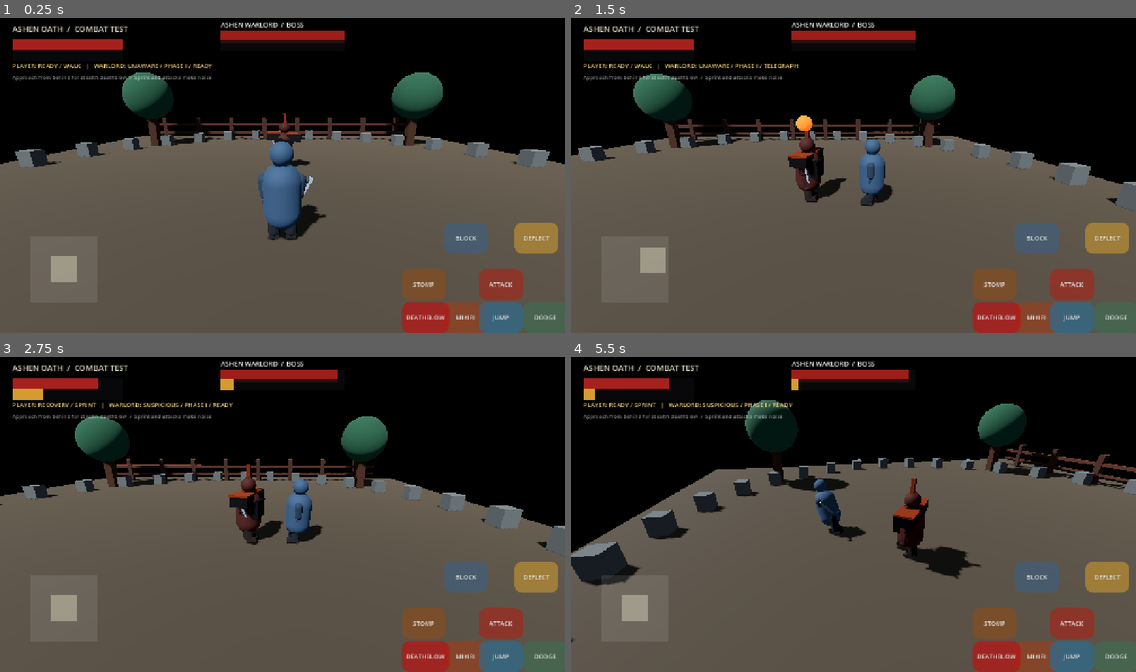
Above: before the commit, frames 1-4 (two rows, left to right).
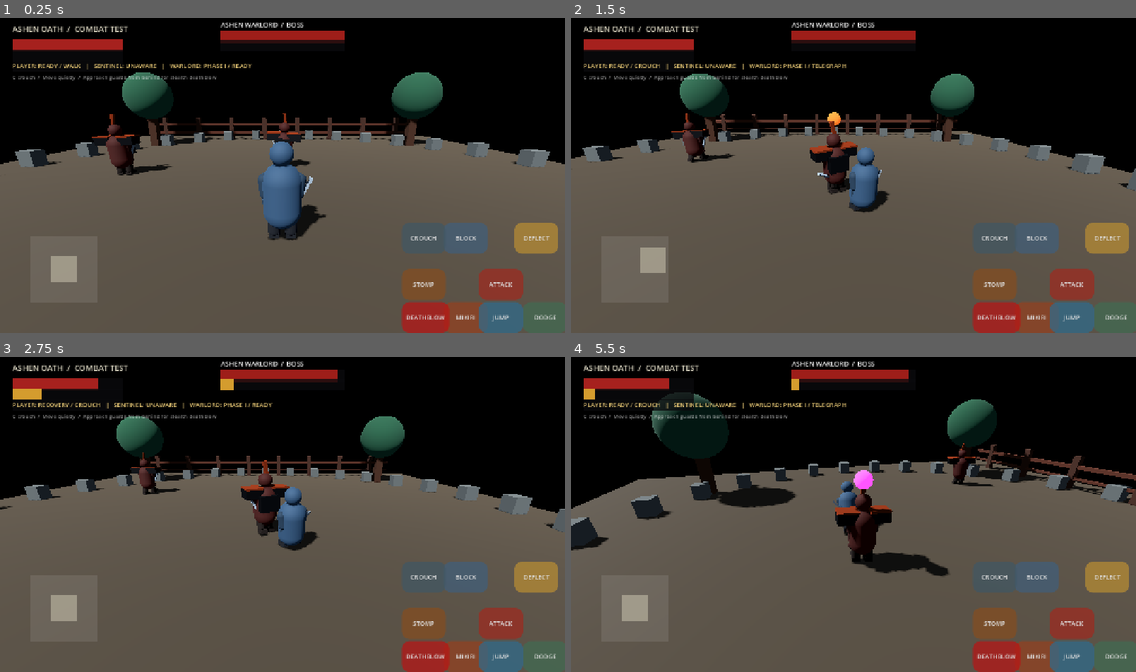
Above: after the commit, the same moments.

Repository: zahaopang-ship-it/Ashen-Oath-Godot
Game: Godot game, scene res://scenes/main.tscn
The game is run twice, just before and just after one commit, with the same random seed, the same clock (stepped at 60 frames per second) and the same inputs. Sound files missing from this copy of the repository are replaced by a short silence.
Inputs (mouse positions are in pixels of both pictures, inside the frame that each line leads up to):
- Up to frame 1 (0.25 s): no input
- Up to frame 2 (1.5 s): tap Enter at 0.5 s; move the mouse to (977, 159) at 0.52 s; hold D 0.53-1.25 s; tap C at 0.6 s; click (977, 159) at 0.67 s; tap Space at 0.77 s; drag from (740, 191) to (825, 238) at 1.27 s
- Up to frame 3 (2.75 s): move the mouse to (339, 442) at 2.02 s; hold D from 2.03 s (still down); tap J at 2.1 s; tap C at 2.3 s
- Up to frame 4 (5.5 s): release D at 2.75 s; drag from (825, 577) to (684, 464) at 2.77 s; move the mouse to (1023, 561) at 3.52 s; hold A 3.53-4.25 s; tap L at 3.6 s; tap Space at 3.77 s; tap C at 3.8, 5.3 s; drag from (684, 464) to (768, 432) at 4.27 s; move the mouse to (881, 514) at 5.02 s; hold S from 5.03 s (still down); tap O at 5.1 s; click (881, 514) at 5.17 s

The runs differ from the first frame. In frame 1, 1.3% of the frame differs, in the area x 2-78%, y 14-71%; in frame 2, 10%; in frame 3, 9.2%; in frame 4, 15%, in the area x 0-100%, y 6-91%.

Commit message:
Add crouch stealth and guard patrols

Diff:
--- a/project/scripts/fighter.gd
+++ b/project/scripts/fighter.gd
@@ -69,6 +69,13 @@
 var vision_half_angle_degrees := 48.0
 var sprint_noise_range := 8.0
 var stealth_deathblow_started := false
+var is_crouching := false
+var body_collision: CollisionShape3D
+var patrol_points: Array[Vector3] = []
+var patrol_index := 0
+var patrol_wait_timer := 0.0
+var patrol_speed := 1.65
+var _patrol_pause := 0.7
 var gravity := 22.0
 var attack_kind := "slash"
 var is_mikiri_countering := false
@@ -406,6 +413,13 @@
 			body_pose.z += 0.025
 			left_arm_pose.z += 0.08
 			right_arm_pose.z -= 0.06
+	if is_crouching:
+		left_leg_pose = maxf(left_leg_pose, 0.62)
+		right_leg_pose = maxf(right_leg_pose, 0.62)
+		body_pose.x += 0.12
+		body_offset.y -= 0.16
+		left_arm_pose.x -= 0.08
+		right_arm_pose.x -= 0.08
 	var parry_blend := clampf(_parry_pose_timer / 0.22, 0.0, 1.0)
 	var recoil_blend := clampf(_deflect_recoil_timer / 0.20, 0.0, 1.0)
 	# A successful deflect snaps the defender's blade into the contact line.
@@ -460,12 +474,17 @@
 		velocity.z = move_toward(velocity.z, 0.0, movement_braking * delta)
 		return
 	var move_dir := _get_player_move_direction()
-	is_sprinting = sprint_requested or input_move.length() >= 0.82
-	var current_speed := move_speed * (1.42 if is_sprinting else 1.0)
+	is_sprinting = not is_crouching and (sprint_requested or input_move.length() >= 0.82)
+	var current_speed := move_speed * (0.48 if is_crouching else (1.42 if is_sprinting else 1.0))
 	var desired_velocity := move_dir * current_speed
 	var accel := movement_acceleration if move_dir.length_squared() > 0.001 else movement_braking
 	velocity.x = move_toward(velocity.x, desired_velocity.x, accel * delta)
 	velocity.z = move_toward(velocity.z, desired_velocity.z, accel * delta)
+	if is_instance_valid(_upper_body):
+		_upper_body.position.y = lerpf(_upper_body.position.y, -0.28 if is_crouching else 0.0, 1.0 - exp(-12.0 * delta))
+	if is_crouching:
+		velocity.x *= 0.92
+		velocity.z *= 0.92
 	if is_instance_valid(target) and not target.is_dead:
 		var to_target := target.global_position - global_position
 		to_target.y = 0.0
@@ -484,9 +503,13 @@
 
 
 func _ai_update(delta: float) -> void:
-	if not is_instance_valid(target) or target.is_dead or state != CombatState.FREE:
-		return
-	_update_awareness(delta)
+	if state != CombatState.FREE:
+		return
+	if is_instance_valid(target) and not target.is_dead:
+		_update_awareness(delta)
+	else:
+		_patrol_update(delta)
+		return
 	var to_target := target.global_position - global_position
 	to_target.y = 0.0
 	var distance := to_target.length()
@@ -527,8 +550,45 @@
 				awareness_state = AwarenessState.IDLE
 				suspicion = 0.0
 	elif awareness_state == AwarenessState.IDLE:
+		_patrol_update(delta)
+
+func _patrol_update(delta: float) -> void:
+	if patrol_points.is_empty():
 		velocity.x = move_toward(velocity.x, 0.0, 18.0 * delta)
 		velocity.z = move_toward(velocity.z, 0.0, 18.0 * delta)
+		return
+	if patrol_wait_timer > 0.0:
+		patrol_wait_timer = maxf(0.0, patrol_wait_timer - delta)
+		velocity.x = move_toward(velocity.x, 0.0, 18.0 * delta)
+		velocity.z = move_toward(velocity.z, 0.0, 18.0 * delta)
+		return
+	var waypoint := patrol_points[patrol_index % patrol_points.size()]
+	var direction := waypoint - global_position
+	direction.y = 0.0
+	if direction.length() <= 0.45:
+		patrol_index = (patrol_index + 1) % patrol_points.size()
+		patrol_wait_timer = _patrol_pause
+		return
+	direction = direction.normalized()
+	velocity.x = direction.x * patrol_speed
+	velocity.z = direction.z * patrol_speed
+	_face_direction(direction, delta, 4.0)
+
+func set_crouching(enabled: bool) -> void:
+	if not is_player or is_dead or state != CombatState.FREE:
+		return
+	is_crouching = enabled
+	if is_instance_valid(body_collision) and body_collision.shape is CapsuleShape3D:
+		var capsule := body_collision.shape as CapsuleShape3D
+		capsule.height = 1.05 if enabled else 1.8
+		capsule.radius = 0.36 if enabled else 0.42
+		body_collision.position.y = 0.53 if enabled else 0.9
+	if enabled:
+		sprint_requested = false
+		is_sprinting = false
+
+func toggle_crouch() -> void:
+	set_crouching(not is_crouching)
 
 func _update_awareness(delta: float) -> void:
 	if not is_instance_valid(target) or target.is_dead:
@@ -536,15 +596,17 @@
 	var offset := target.global_position - global_position
 	offset.y = 0.0
 	var distance := offset.length()
-	var visible := distance <= vision_range and _target_in_vision_cone(offset) and _has_clear_line_of_sight(target)
-	var noisy: bool = bool(target.get("is_sprinting")) and distance <= sprint_noise_range
+	var crouched: bool = bool(target.get("is_crouching"))
+	var effective_vision := vision_range * (0.52 if crouched else 1.0)
+	var visible := distance <= effective_vision and _target_in_vision_cone(offset) and _has_clear_line_of_sight(target)
+	var noisy: bool = (bool(target.get("is_sprinting")) or (bool(target.get("is_crouching")) == false and Vector2(target.velocity.x, target.velocity.z).length() > 3.2)) and distance <= sprint_noise_range
 	if visible:
 		last_known_target_position = target.global_position
 		lost_sight_timer = 0.0
 		if awareness_state == AwarenessState.IDLE or awareness_state == AwarenessState.SEARCHING:
 			awareness_state = AwarenessState.SUSPICIOUS
 		if awareness_state == AwarenessState.SUSPICIOUS:
-			suspicion += delta * (1.8 if distance < 4.0 else 1.0)
+			suspicion += delta * (0.48 if crouched else (1.8 if distance < 4.0 else 1.0))
 			if suspicion >= suspicion_threshold:
 				awareness_state = AwarenessState.ALERTED
 				ai_timer = 0.25
@@ -562,11 +624,6 @@
 			if lost_sight_timer >= 4.0:
 				awareness_state = AwarenessState.SEARCHING
 				search_timer = 2.6
-		elif awareness_state == AwarenessState.SEARCHING:
-			search_timer -= delta
-			if search_timer <= 0.0:
-				awareness_state = AwarenessState.IDLE
-				suspicion = 0.0
 
 func _target_in_vision_cone(offset: Vector3) -> bool:
 	if offset.length_squared() < 0.001:
@@ -582,7 +639,8 @@
 	var world := get_world_3d()
 	if world == null:
 		return true
-	var query := PhysicsRayQueryParameters3D.create(global_position + Vector3.UP * 1.35, candidate.global_position + Vector3.UP * 1.0)
+	var target_height := 0.55 if bool(candidate.get("is_crouching")) else 1.0
+	var query := PhysicsRayQueryParameters3D.create(global_position + Vector3.UP * 1.35, candidate.global_position + Vector3.UP * target_height)
 	query.exclude = [get_rid()]
 	var hit := world.direct_space_state.intersect_ray(query)
 	return hit.is_empty() or hit.get("collider") == candidate
@@ -605,8 +663,11 @@
 func start_attack(kind: String = "slash") -> bool:
 	if is_dead or state != CombatState.FREE or is_blocking or not ATTACK_KINDS.has(kind):
 		return false
-	if is_player and is_instance_valid(target) and target.has_method("emit_noise"):
-		target.emit_noise(global_position, 9.5)
+	if is_player:
+		var noise_radius := 3.2 if is_crouching else 9.5
+		for listener in get_tree().get_nodes_in_group("stealth_guards"):
+			if is_instance_valid(listener) and listener.has_method("emit_noise"):
+				listener.emit_noise(global_position, noise_radius)
 	_attack_token += 1
 	_attack_hit_applied = false
 	attack_kind = kind
--- a/project/scripts/main.gd
+++ b/project/scripts/main.gd
@@ -5,6 +5,7 @@
 var player: CharacterBody3D
 var enemy: CharacterBody3D
 var boss: CharacterBody3D
+var guard: CharacterBody3D
 var camera: Camera3D
 var arena_radius := 13.0
 var camera_yaw := 0.0
@@ -35,7 +36,14 @@
 func _ready() -> void:
 	_setup_world()
 	player = _make_fighter("Wolf", Vector3(0, 0, 4), true)
-	boss = _make_fighter("AshenWarlord", Vector3(0, 0, -3), false)
+	boss = _make_fighter("AshenWarlord", Vector3(0, 0, -3), false, true)
+	guard = _make_fighter("AshenSentinel", Vector3(-7.0, 0.0, -1.0), false)
+	guard.add_to_group("stealth_guards")
+	guard.target = player
+	guard.patrol_points.assign([Vector3(-7.0, 0.0, -1.0), Vector3(-7.0, 0.0, -7.0), Vector3(-10.0, 0.0, -7.0), Vector3(-10.0, 0.0, -1.0)])
+	guard.patrol_speed = 1.55
+	guard.vision_range = 12.0
+	guard.vision_half_angle_degrees = 52.0
 	enemy = boss
 	player.target = enemy
 	enemy.target = player
@@ -87,11 +95,11 @@
 		for z in [-9.0, 9.0]:
 			_make_tree(Vector3(x, 0, z))
 
-func _make_fighter(label: String, pos: Vector3, player_controlled: bool) -> CharacterBody3D:
+func _make_fighter(label: String, pos: Vector3, player_controlled: bool, boss_character: bool = false) -> CharacterBody3D:
 	var body := CharacterBody3D.new()
 	body.name = label
 	body.position = pos
-	body.set_script(FIGHTER_SCRIPT if player_controlled else BOSS_SCRIPT)
+	body.set_script(BOSS_SCRIPT if boss_character else FIGHTER_SCRIPT)
 	body.is_player = player_controlled
 	body.display_name = label
 	add_child(body)
@@ -102,6 +110,7 @@
 	collision.shape = capsule
 	collision.position.y = 0.9
 	body.add_child(collision)
+	body.body_collision = collision
 	var upper_body := Node3D.new()
 	upper_body.name = "UpperBodyPivot"
 	body.add_child(upper_body)
@@ -478,6 +487,7 @@
 			KEY_E:
 				if not player.stealth_deathblow_target():
 					player.deathblow_broken_target()
+			KEY_C: player.toggle_crouch()
 			KEY_KP_1: player.end_deflect()
 			KEY_KP_2: player.end_block()
 	if event is InputEventKey and not event.pressed:
--- a/project/scripts/touch_hud.gd
+++ b/project/scripts/touch_hud.gd
@@ -11,6 +11,7 @@
 var posture_bar: ProgressBar
 var enemy_vitality: ProgressBar
 var enemy_posture: ProgressBar
+var suspicion_bar: ProgressBar
 var status_label: Label
 var action_rects: Dictionary = {}
 
@@ -32,6 +33,8 @@
 	posture_bar = _make_bar(root, Vector2(28, 78), Vector2(250, 12), Color(0.83, 0.61, 0.18))
 	enemy_vitality = _make_bar(root, Vector2(500, 36), Vector2(280, 14), Color(0.62, 0.12, 0.10))
 	enemy_posture = _make_bar(root, Vector2(500, 55), Vector2(280, 9), Color(0.83, 0.61, 0.18))
+	suspicion_bar = _make_bar(root, Vector2(28, 101), Vector2(250, 8), Color(0.88, 0.48, 0.12))
+	suspicion_bar.max_value = 1.15
 	var enemy_label := Label.new()
 	enemy_label.text = "ASHEN WARLORD  /  BOSS"
 	enemy_label.position = Vector2(500, 10)
@@ -67,8 +70,9 @@
 	_register_action("JUMP", Vector2(-195, -70), "jump", Color(0.18, 0.42, 0.55))
 	_register_action("STOMP", Vector2(-370, -145), "stomp", Color(0.52, 0.30, 0.12))
 	_register_action("DEATHBLOW", Vector2(-370, -70), "deathblow", Color(0.72, 0.08, 0.08))
+	_register_action("CROUCH", Vector2(-370, -250), "crouch", Color(0.25, 0.34, 0.39))
 	var hint := Label.new()
-	hint.text = "Approach from behind for stealth deathblow  /  Sprint and attacks make noise"
+	hint.text = "C crouch  /  Move quietly  /  Approach guards from behind for stealth deathblow"
 	hint.position = Vector2(28, 132)
 	hint.add_theme_font_size_override("font_size", 12)
 	hint.add_theme_color_override("font_color", Color(1, 1, 1, 0.55))
@@ -162,6 +166,7 @@
 		"deathblow":
 			if not game.player.stealth_deathblow_target():
 				game.player.deathblow_broken_target()
+		"crouch": game.player.toggle_crouch()
 
 func _action_up(action: String) -> void:
 	match action:
@@ -187,8 +192,9 @@
 	var movement_label := "SPRINT" if game.player.is_sprinting else "WALK"
 	var execution_prompt := "  /  DEATHBLOW READY" if game.enemy.state == 4 and not game.enemy.is_dead else ""
 	var phase_text := "PHASE II" if game.enemy.boss_phase == 2 else "PHASE I"
-	var awareness_text: String = ["UNAWARE", "SUSPICIOUS", "SEARCHING", "ALERTED"][game.enemy.awareness_state]
-	status_label.text = "PLAYER: " + _state_name(game.player) + " / " + movement_label + "   |   WARLORD: " + awareness_text + " / " + phase_text + " / " + _state_name(game.enemy) + execution_prompt
+	var awareness_text: String = ["UNAWARE", "SUSPICIOUS", "SEARCHING", "ALERTED"][game.guard.awareness_state]
+	suspicion_bar.value = game.guard.suspicion
+	status_label.text = "PLAYER: " + _state_name(game.player) + (" / CROUCH" if game.player.is_crouching else " / " + movement_label) + "   |   SENTINEL: " + awareness_text + "   |   WARLORD: " + phase_text + " / " + _state_name(game.enemy) + execution_prompt
 
 func _state_name(fighter: Node) -> String:
 	if fighter.state == 4: return "POSTURE BROKEN"
--- a/project/tests/combat_smoke_test.gd
+++ b/project/tests/combat_smoke_test.gd
@@ -214,6 +214,38 @@
 	alerted_guard.target = exposed_player
 	alerted_guard.awareness_state = FIGHTER.AwarenessState.ALERTED
 	_check(not exposed_player.stealth_deathblow_target(), "stealth deathblow is rejected after the guard is alerted")
+
+	var crouch_player := _new_fighter("CrouchPlayer", Vector3.ZERO)
+	crouch_player.is_player = true
+	var crouch_shape := CollisionShape3D.new()
+	crouch_shape.shape = CapsuleShape3D.new()
+	crouch_shape.shape.height = 1.8
+	crouch_shape.position.y = 0.9
+	crouch_player.add_child(crouch_shape)
+	crouch_player.body_collision = crouch_shape
+	crouch_player.set_crouching(true)
+	_check(crouch_player.is_crouching and is_equal_approx((crouch_shape.shape as CapsuleShape3D).height, 1.05), "crouch lowers the collision capsule")
+	crouch_player.sprint_requested = true
+	crouch_player.call("_player_update", 0.1)
+	_check(not crouch_player.is_sprinting and Vector2(crouch_player.velocity.x, crouch_player.velocity.z).length() < crouch_player.move_speed, "crouch disables sprint and slows movement")
+	crouch_player.set_crouching(false)
+	_check(not crouch_player.is_crouching and is_equal_approx((crouch_shape.shape as CapsuleShape3D).height, 1.8), "standing restores the normal collision capsule")
+	var crouch_guard := _new_fighter("CrouchGuard", Vector3.ZERO)
+	var crouched_intruder := _new_fighter("CrouchedIntruder", Vector3(0.0, 0.0, -7.0))
+	crouch_guard.target = crouched_intruder
+	crouched_intruder.is_crouching = true
+	crouch_guard.call("_update_awareness", 0.5)
+	_check(crouch_guard.awareness_state == FIGHTER.AwarenessState.IDLE, "crouching reduces detection range enough to remain unseen at distance")
+	var noise_player := _new_fighter("NoisePlayer", Vector3.ZERO)
+	var noise_guard := _new_fighter("NoiseGuard", Vector3(0.0, 0.0, 2.0))
+	noise_player.is_player = true
+	noise_guard.add_to_group("stealth_guards")
+	noise_player.start_attack()
+	_check(noise_guard.awareness_state == FIGHTER.AwarenessState.SUSPICIOUS, "player attacks broadcast noise to nearby stealth guards")
+	var patrol_guard := _new_fighter("PatrolGuard", Vector3.ZERO)
+	patrol_guard.patrol_points.assign([Vector3(0.0, 0.0, -3.0), Vector3(3.0, 0.0, -3.0)])
+	patrol_guard.call("_patrol_update", 0.1)
+	_check(patrol_guard.velocity.z < 0.0, "unalerted guard moves toward its patrol waypoint")
 
 	var gait_fighter := _new_fighter("GaitFighter", Vector3.ZERO)
 	gait_fighter.is_player = true
@@ -341,7 +373,7 @@
 	sprinter.call("_player_update", 0.016)
 	_check(sprinter.is_sprinting and sprinter.velocity.length() > 0.0, "keyboard sprint request works below full joystick deflection")
 
-	print("Combat tests: ", 94 - failures.size(), "/94 passed")
+	print("Combat tests: ", 100 - failures.size(), "/100 passed")
 	if not failures.is_empty():
 		quit(1)
 	else:
Not shown, changed: DEVELOPMENT_PLAN.md
